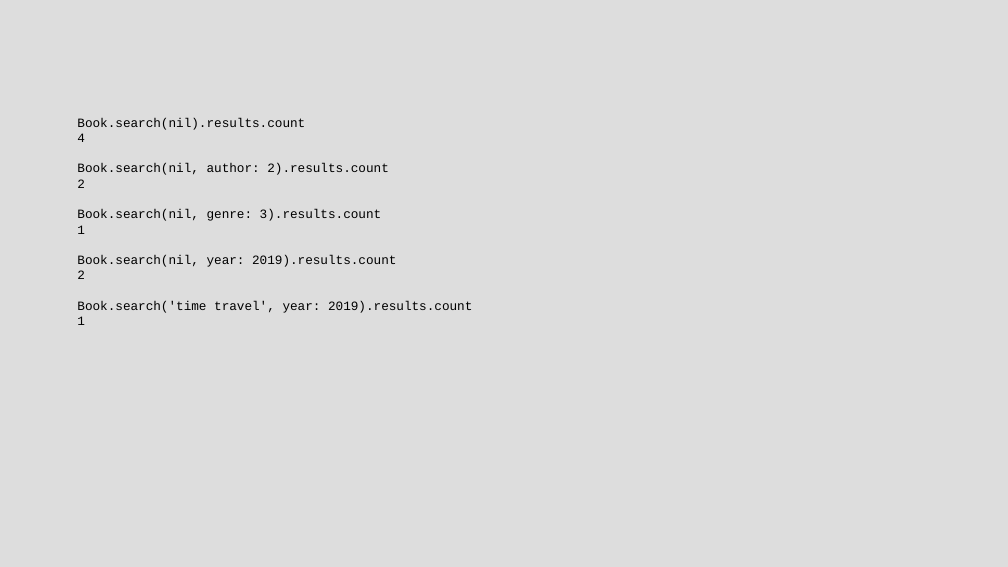
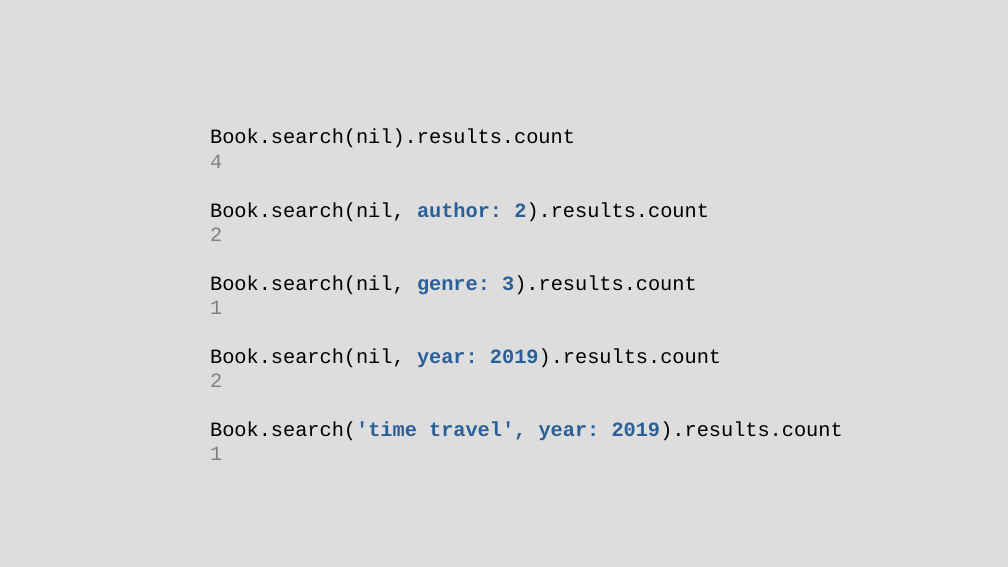
Before and after one commit to chriscressman/architecting-a-search-feature, a slide deck: slide 105 of presentation.odp (slide 107 before the commit). Drawn at 1008x567 pixels with LibreOffice and Linux fonts; fonts in the diff are those of the drawing. Boxes give left, top, right and bottom in pixels: in the first picture for what was removed or moved away, otherwise in the second. Text is boxed around its words. In the diff, an @@ line names an element or a change of style, - is before the commit and + after.

```diff
--- a/presentation.odp
+++ b/presentation.odp
@@ text "Book.search(nil).results.count": place and size @@
-text "Book.search(nil).results.count" at (77, 118, 472, 325)
+text "Book.search(nil).results.count" at (210, 129, 843, 460)
@@ text "Book.search(nil).results.count" at (210, 129, 843, 460): size 10 to 16 pt; text colour #000000 to #808080 in "4", "2", "1", "2" and 1 more places; text colour #000000 to #2A6099, bold on in "author: 2).results.count", "genre: 3).results.count", "year: 2019).results.count", "Book.search('time travel', year: 2019).results.count" @@
```
Also in this commit, not shown: 21 other slides changed, 6 slides added, 4 slides removed.
